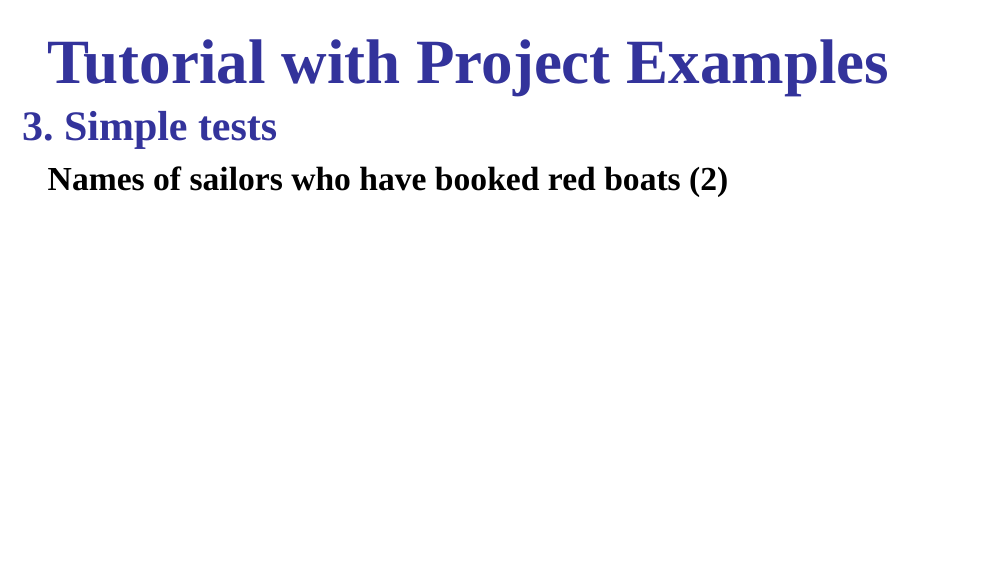
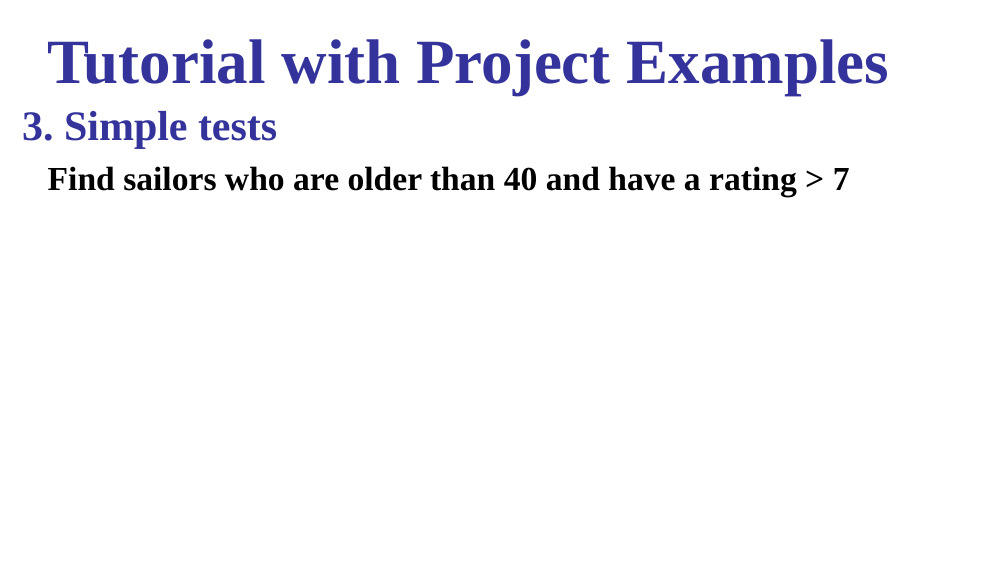
Before and after one commit to gongghao/database-labs, a slide deck: slide 8 of content/projects/project2/materials/Project_2_release.pptx. Drawn at 1008x567 pixels with LibreOffice and Linux fonts; fonts in the diff are those of the drawing. Boxes give left, top, right and bottom in pixels: in the first picture for what was removed or moved away, otherwise in the second. Text is boxed around its words. In the diff, an @@ line names an element or a change of style, - is before the commit and + after.

```diff
--- a/content/projects/project2/materials/Project_2_release.pptx
+++ b/content/projects/project2/materials/Project_2_release.pptx
@@ text at [48,166,850,197]: text changed @@
-Names of sailors who have booked red boats (2)
+Find sailors who are older than 40 and have a rating > 7
```
Also in this commit, not shown: 4 other slides changed, 2 other files.
